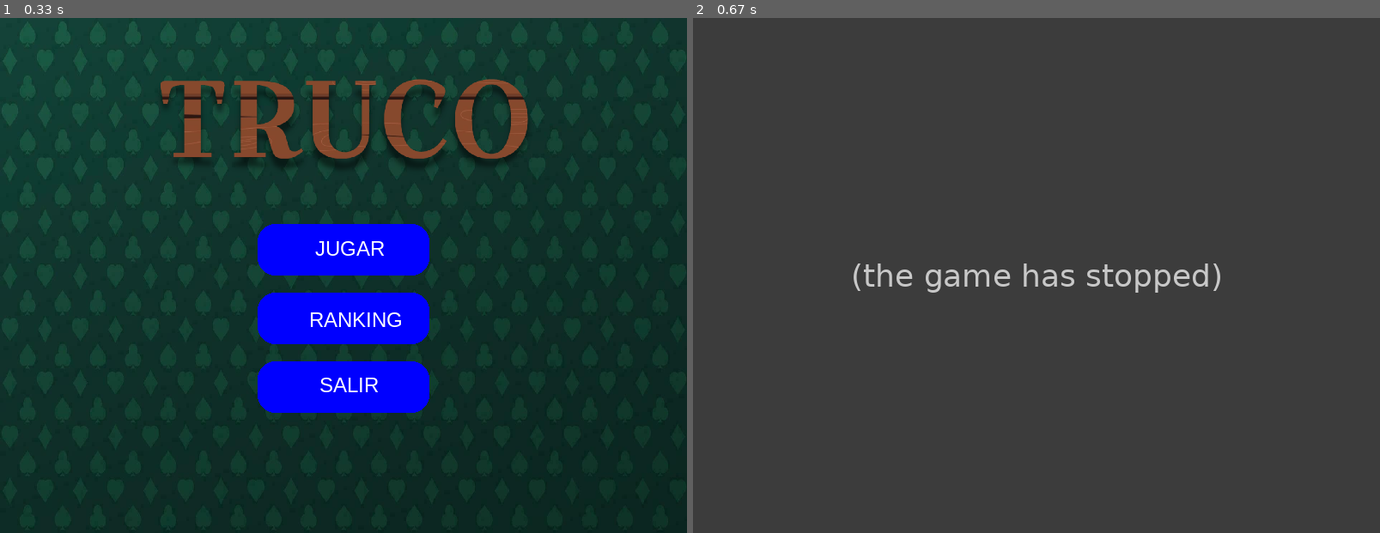
Above: before the commit, frames 1-2 (left to right).
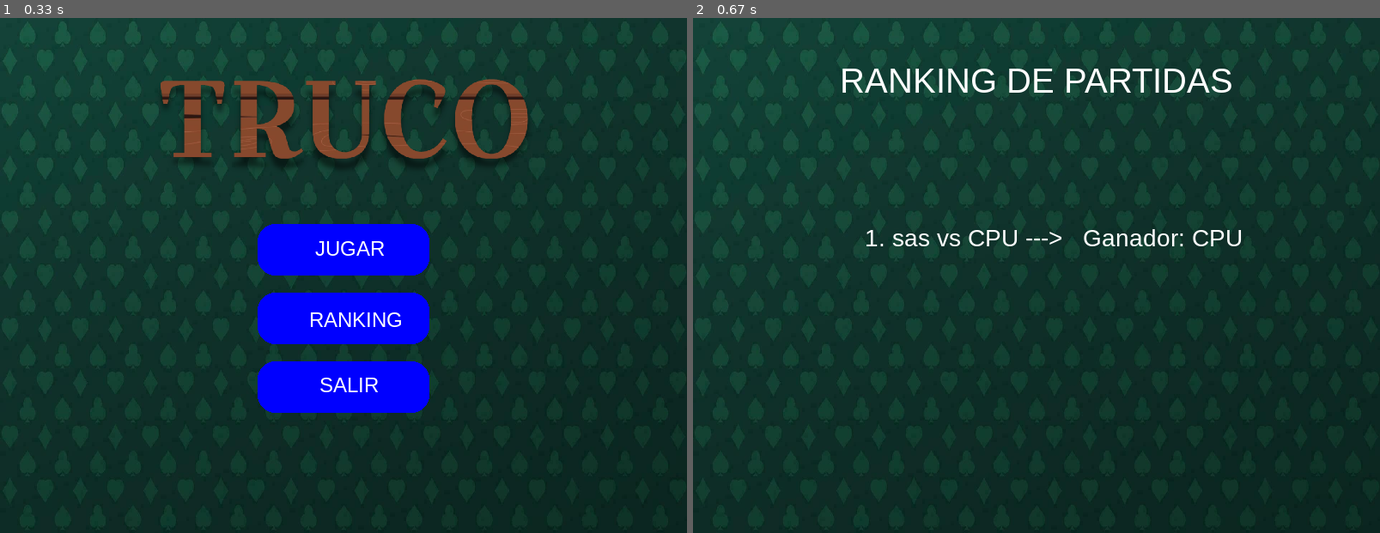
Above: after the commit, the same moments.

Repository: frank980-0/juego_truco_arg
Game: pygame game, started from Pygame/main.py
The game is run twice, just before and just after one commit, with the same random seed, the same clock (stepped at 60 frames per second) and the same inputs.
Inputs (mouse positions are in pixels of both pictures, inside the frame that each line leads up to):
- Up to frame 1 (0.33 s): no input
- Up to frame 2 (0.67 s): click (1009, 296) at 0.38 s

Frame 1 is identical in both runs. In frame 2, 100% of the frame differs, in the area x 0-100%, y 0-100%.
Before the commit the program exited at 0.38 s; later frames show no game.

Commit message:
3ra carga, se agrego persistencias, creacion de cartas del jugador y dorso del rival, tmb se le sumo el hover a las cartas del jugador para integrarlo con la logica de lanzar las cartas"

Diff:
--- /dev/null
+++ b/Pygame/gui/ranking.py
@@ -0,0 +1,68 @@
+import json
+import os
+import pygame
+import constantes
+
+archivo_ranking = "ranking.json"
+
+def guardar_partida(jugador:str, rival:str, ganador:str)->list:
+    """Guarda la partida en el archivo de ranking
+    y devuelve la lista actualizada de partidas"""
+
+    partida = {
+        "jugador": jugador,
+        "rival": rival,
+        "ganador": ganador
+    }
+
+    if os.path.exists(archivo_ranking):
+        with open(archivo_ranking, "r") as f:
+            datos = json.load(f)
+    else:
+        datos = []
+
+    datos.append(partida)
+
+    with open(archivo_ranking, "w") as f:
+        json.dump(datos, f, indent=4)
+
+def leer_ranking():
+    """Lee y devuelve todas las partidas guardadas"""
+    if os.path.exists(archivo_ranking):
+        with open(archivo_ranking, "r") as f:
+            return json.load(f)
+    return []
+
+
+def mostrar_ranking(pantalla:int):
+    """Muestra el ranking en una ventana de Pygame"""
+    partidas = leer_ranking()
+
+    fuente_titulo = pygame.font.SysFont("Arial", 40)
+    fuente_texto = pygame.font.SysFont("Arial", 28)
+
+    fondo = pygame.transform.scale(constantes.FONDO, (constantes.ANCHO_PANTALLA, constantes.ALTO_PANTALLA))
+
+    corriendo = True
+    while corriendo:
+        for evento in pygame.event.get():
+            if evento.type == pygame.QUIT:
+                corriendo = False
+            if evento.type == pygame.KEYDOWN and evento.key == pygame.K_ESCAPE:
+                corriendo = False  # salir con ESC
+
+        pantalla.blit(fondo, (0, 0))
+
+        # título
+        titulo = fuente_titulo.render("RANKING DE PARTIDAS", True, constantes.BLANCO)
+        pantalla.blit(titulo, (constantes.ANCHO_PANTALLA//2 - titulo.get_width()//2, 50))
+
+        # mostrar partidas
+        y = 240
+        for i, partida in enumerate(partidas[-5:], 1):  # últimas 5 partidas
+            texto = f"{i}. {partida['jugador']} vs {partida['rival']} --->   Ganador: {partida['ganador']}"
+            superficie = fuente_texto.render(texto, True, constantes.BLANCO)
+            pantalla.blit(superficie, (200, y))
+            y += 55
+
+        pygame.display.flip()
--- a/Pygame/main.py
+++ b/Pygame/main.py
@@ -1,9 +1,10 @@
 import pygame
 from assets import *
-from gui import menu, pedir_nombre, cartas_graficas,salir
+from gui import menu, pedir_nombre, cartas_graficas,salir, ranking
 from logica.jugador_rival import repartir_cartas
 import constantes
-pygame.init() #inicializa los recursos de Pygame
+
+pygame.init()
 
 opcion = menu.mostrar_menu()
 
@@ -14,9 +15,14 @@
     cartas_jugador, cartas_rival = repartir_cartas()
     cartas_graficas.mostrar_mano(cartas_jugador, cartas_rival)
 
+     # Por ahora guardamos la partida como si siempre ganara el jugador
+    ranking.guardar_partida(nombre, "CPU", ganador="CPU")
+
 elif opcion == "salir":
+
     salir.mostrar_salir(constantes.PANTALLA)
 elif opcion == "ranking":
+    ranking.mostrar_ranking(constantes.PANTALLA)
     print("Mostrando ranking...")
 
-pygame.quit() #finaliza los recursos de Pygame
+pygame.quit()
--- /dev/null
+++ b/ranking.json
@@ -0,0 +1,7 @@
+[
+    {
+        "jugador": "sas",
+        "rival": "CPU",
+        "ganador": "CPU"
+    }
+]
